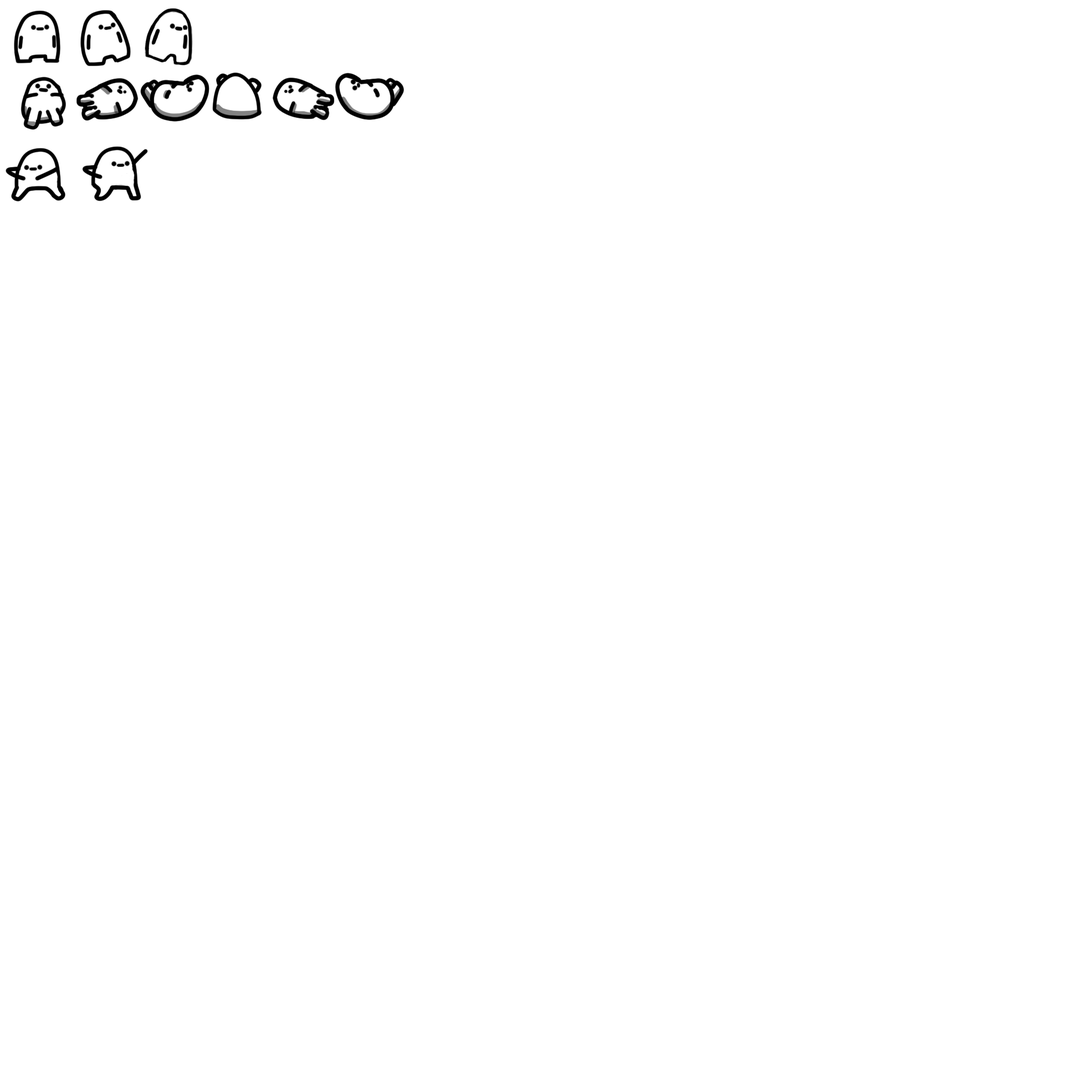
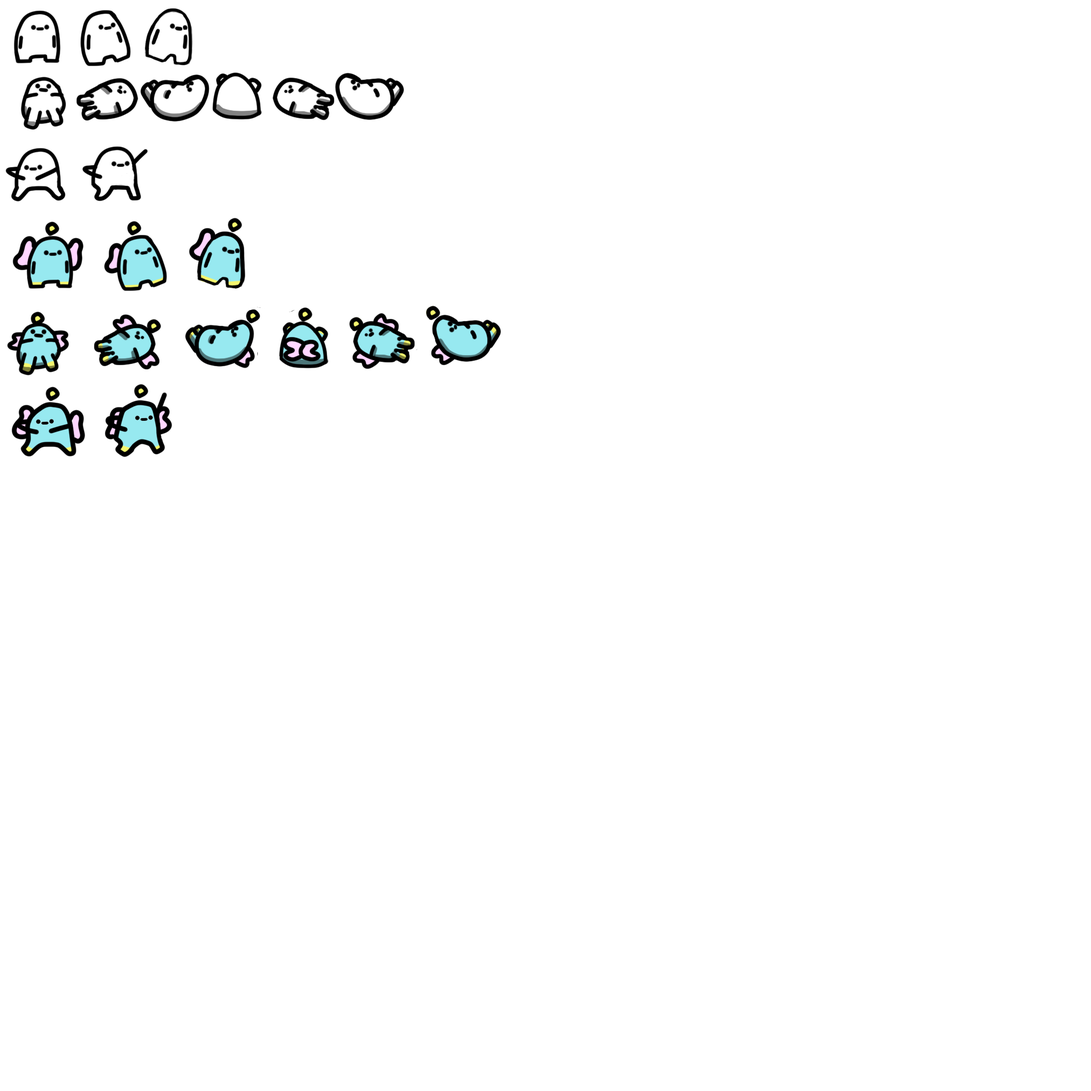
The second 1091px x 1091px image is a revision of the first. Changes to its layers:
added layer "Layer 1" above "danceAnim" over [6, 217, 502, 458]
